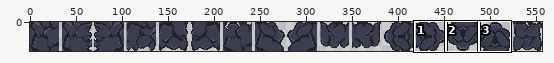
Sprite sheet -- MAGD487_Project_Editor/Assets/Art/Cave_Tiles-Sheet.png. The first picture is a wide view before the edit; the outline marks the close-up.
Close-up. Old version:
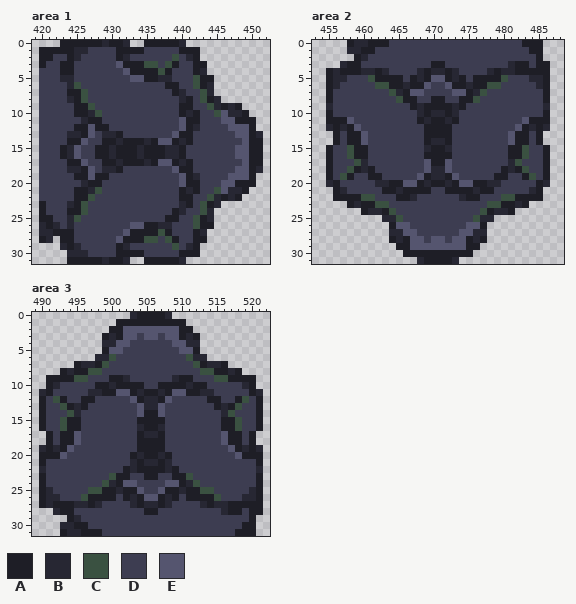
The file is 557x32 pixels. Colours within 5 levels of each other are drawn and written as one. Shown: area 1: x 419..452, y 0..31; area 2: x 453..488, y 0..31; area 3: x 489..522, y 0..31. The commit also changed other parts of the picture, which this record leaves out.
Palette (. is transparent): A #1e1e26  B #272733  C #3a5141  D #3d3d51  E #55556f
Pixels before, area 1, first column x 420:
 0 ...AAAAAABAAB..AAAAAB...........
 1 AAAAABBDDDDAAAADDDDDAAA.........
 2 AADDABDDDDDABDDDDDDCDBA.........
 3 ADDAADDDDDDEAAACCDCADDAA........
 4 DDDAADDDDDDDEAAAACADDDAB........
 5 DDDBBDDDDDDDDEEAABBDDDCAA.......
 6 DDDDBCDDDDDDDDDDDDAADDCAB.......
 7 DDDDAACDDDDDDDDDDDDABDDCB.......
 8 DDDDBACDDDDDDDDDDDDDBADCAB......
 9 DDDDDAACDDDDDDDDDDDDAADDCBABA...
10 DDDDDAABCDDDDDDDDDDDABADDCEBBA..
11 DDDDDDBAADDDDDDDDDDDEAADDDEEAAA.
12 DDDDDAAEAADDDDDDDDDDEABDDDDEEEA.
13 DDDDBBAEDBBADDDDDDDEAADDDDDDEEAB
14 DDDDAAEDDAABAAABAEEABADDDDDDDEAA
15 DDDABEDDAABAAABAAABBADDDDDDDEEAA
16 DDDABEDDAABAAABAAABBADDDDDDDEEAA
17 DDDDAAEDDAABAAABAEEABADDDDDDDEAA
18 DDDDBBAEDBBADDDDDDDEAADDDDDDEEAB
19 DDDDDAAEAADDDDDDDDDDEABDDDDEEEA.
20 DDDDDDBAADDDDDDDDDDDEAADDDEEAAA.
21 DDDDDAABCDDDDDDDDDDDABADDCEBBA..
22 DDDDDAACDDDDDDDDDDDDAADDCBABA...
23 ADDDBACDDDDDDDDDDDDDBADCAB......
24 ADDDAACDDDDDDDDDDDDABDDCB.......
25 AADDBCDDDDDDDDDDDDAADDCAB.......
26 BABDBDDDDDDDDEEAABBDDDCAA.......
27 BBAAADDDDDDDEAAAACADDDAB........
28 AB.AADDDDDDEAAACCDCADDAA........
29 ...BABDDDDDABDDDDDDCDBA.........
30 ....BBBDDDDAAAADDDDDAAA.........
31 ....AAAAABAAB..AAAAAB...........
Pixels before, area 2, first column x 455:
 0 ...ABBAAADDDDDDDDDDDDDDDDDDDAAA.
 1 ...BBAADDDDDDDDDDDDDDDDDDDDDDAA.
 2 ....ABDDDDDDDDDDDDDDDDDDDDDDDDA.
 3 ..BAADDDDDDDDDDAADDDDDDDDDBAADAA
 4 ABAAABBABDDDDBABBABDDDDBABBAAAAA
 5 ABBDDDCAAAADABAEEABADAAAACDDDBBA
 6 ABDDDDDCCAABAAEDDEAABAACCDDDDDBA
 7 ADDDDDDDDCBAEEDDDDEEABCDDDDDDDDA
 8 ADDDDDDDDDCAADDAADDAACDDDDDDDDDA
 9 BDDDDDDDDDDDABAAAABADDDDDDDDDDDB
10 ADDDDDDDDDDDDBABBABDDDDDDDDDDDDA
11 AAAEDDDDDDDDDABAABADDDDDDDDDEAAA
12 BABAEDDDDDDDDDAAAADDDDDDDDDEABAB
13 .ADAAEDDDDDDDDAAAADDDDDDDDEAADA.
14 .ADAAEDDDDDDDDABBADDDDDDDDEAADA.
15 ADDCAADDDDDDDDBAABDDDDDDDDAACDDA
16 ADDCAADDDDDDDDAAAADDDDDDDDAACDDA
17 ADDDCBDDDDDDDDEAAEDDDDDDDDBCDDDA
18 ADDCABADDDDDDDEBBEDDDDDDDABACDDA
19 ADCADDAADDDDDEABBAEDDDDDAADDACDA
20 BADDDDDBBAAEEABAABAEEAABBDDDDDAB
21 .ABDDDDDAABAAAADDAAAABAADDDDDBA.
22 .AAAACCDDDAABDDDDDDBAADDDCCAAAA.
23 ...ABAACCDDDDDDDDDDDDDDCCAABA...
24 .....ABBACDDDDDDDDDDDDCABBA.....
25 ........BBCDDDDDDDDDDCBB........
26 .........AEEDDDDDDDDEEA.........
27 .........BBEEDDDDDDEEBB.........
28 .........ABAEEDEEDEEABA.........
29 ..........AAEEEEEEEEAA..........
30 ...........AAAAAAAAAA...........
31 .............BAAAAB.............
Pixels before, area 3, first column x 490:
 0 .............BAAAAB.............
 1 ...........AAAAAAAAAA...........
 2 ..........AAEEEEEEEEAA..........
 3 .........ABAEEDEEDEEABA.........
 4 .........BBEEDDDDDDEEBB.........
 5 .........AEEDDDDDDDDEEA.........
 6 ........BBCDDDDDDDDDDCBB........
 7 .....ABBACDDDDDDDDDDDDCABBA.....
 8 ...ABAACCDDDDDDDDDDDDDDCCAABA...
 9 .AAAACCDDDAABDDDDDDBAADDDCCAAAA.
10 .ABDDDDDAABAAAADDAAAABAADDDDDBA.
11 BADDDDDBBAAEEABAABAEEAABBDDDDDAB
12 ADCADDAADDDDDEABBAEDDDDDAADDACDA
13 ADDCABADDDDDDDEBBEDDDDDDDABACDDA
14 ADDDCBDDDDDDDDEAAEDDDDDDDDBCDDDA
15 ADDCAADDDDDDDDAAAADDDDDDDDAACDDA
16 ADDCAADDDDDDDDBAABDDDDDDDDAACDDA
17 .ADAAEDDDDDDDDABBADDDDDDDDEAADA.
18 .ADAAEDDDDDDDDAAAADDDDDDDDEAADA.
19 BABAEDDDDDDDDDAAAADDDDDDDDDEABAB
20 AAAEDDDDDDDDDABAABADDDDDDDDDEAAA
21 ADDDDDDDDDDDDBABBABDDDDDDDDDDDDA
22 BDDDDDDDDDDDABAAAABADDDDDDDDDDDB
23 ADDDDDDDDDCAADDAADDAACDDDDDDDDDA
24 ADDDDDDDDCBAEEDDDDEEABCDDDDDDDDA
25 ABDDDDDCCAABAAEDDEAABAACCDDDDDBA
26 ABBDDDCAAAADABAEEABADAAAACDDDBBA
27 ABAAABBABDDDDBABBABDDDDBABBAAAAA
28 ..BAADDDDDDDDDDAADDDDDDDDDBAADAA
29 ....ABDDDDDDDDDDDDDDDDDDDDDDDDA.
30 ...BBAADDDDDDDDDDDDDDDDDDDDDDAA.
31 ...ABBAAADDDDDDDDDDDDDDDDDDDAAA.
And afterwards:
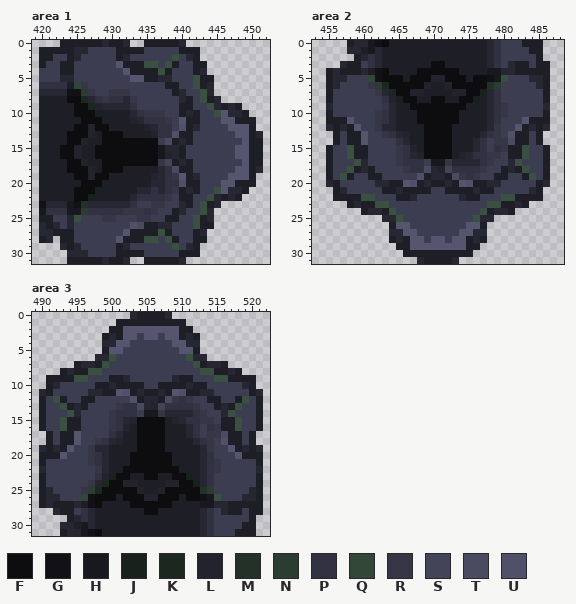
Colours new in this view: F #0d0d10  G #111116  H #18181f  J #18211b  K #1c271f  L #23232d  M #243128  N #2b3c30  P #313141  Q #334739  R #363647  S #444459  T #4a4a61  U #505068
The exact change:
Changed rows in their new state; - is an unchanged pixel.
Area 1:
first column x 420:
 6 PPPPAQR--------------
 7 BBBBGGNR--RRR--------
 8 AAAAFFKBPRPPBR-------
 9 AAAAAFFKLBBBBP-------
10 AAAAAFFFJAAAABPRRR---
11 AAAAAAFFFAAAALBPPPR--
12 AAAAAFFLFFAAAAALBPP-U
13 AAAAFFFLAFFFAAAALPPU-
14 AAAAFFLAAFFFFFFFFDT--
15 AAAFFLAAFFFFFFFFFH---
16 AAAFFLAAFFFFFFFFFHL--
17 AAAAFFLAAFFFFFFFFRS--
18 AAAAFFFLAFFFAAAAABPT-
19 AAAAAFFLFFAAAAAALBPR-
20 AAAAAAFFFAAAAAAABBPPU
21 AAAAAFFFJAAAAABBPBPR-
22 AAAAAFFJAAAAABPPPPR--
23 GBBBHGMBBBBBBP--RR---
24 HPPPHHNPPPPPRRRPR----
25 ---------RR---RR-----
26 -------------UT------
Area 2:
first column x 461:
 0 HGFAAAAAAAAAAAAAABP--
 1 HBAAAAAAAAAAAAAAABP--
 2 PBAAAAAAAAAAAAAAABP--
 3 PBAAAAAAAFFAAAAAABP--
 4 AGFAAAAFFFFFFAAAAHH--
 5 QGFFFAFFFLLFFFAFFGH--
 6 RNKFFFFFLAALFFFFFMN--
 7 -RBKFFLLAAAALLFFJBP--
 8 --PLJFFAAFFAAFFJABP--
 9 --RBAAFFFFFFFFAAABPR-
10 -RPBAAAFFFFFFAAAABPR-
11 -RPBAAAFFFFFFAAAABP--
12 -RBBAAAAFFFFAAAAABR--
13 --RPBLAAFFFFAAAABPR-U
14 ----PBAAFFFFAAABP-RRT
15 ----RPLAFFFFAAABP-PR-
16 ----RPBLFFFFALBPPRR--
17 ----RPPPDHHRBBBBPR---
18 -----RPPT-LSPPPPR----
19 -------U----TRPR-----
20 ------U-------U------
Area 3:
first column x 496:
11 ------U-------U------
12 -------U----TRPR-----
13 -----RPPT-LSPPPPR----
14 ----RPPPDHHRBBBBPR---
15 ----RPBLFFFFALBPPRR--
16 ----RPLAFFFFAAABP-PR-
17 ----PBAAFFFFAAABP-RRT
18 --RPBLAAFFFFAAAABPR-U
19 -RBBAAAAFFFFAAAAABR--
20 -RPBAAAFFFFFFAAAABP--
21 -RPBAAAFFFFFFAAAABPR-
22 --RBAAFFFFFFFFAAABPR-
23 --PLJFFAAFFAAFFJABP--
24 -RBKFFLLAAAALLFFJBP--
25 RNKFFFFFLAALFFFFFMN--
26 QGFFFAFFFLLFFFAFFGH--
27 AGFAAAAFFFFFFAAAAHH--
28 PBAAAAAAAFFAAAAAABP--
29 PBAAAAAAAAAAAAAAABP--
30 HBAAAAAAAAAAAAAAABP--
31 HGFAAAAAAAAAAAAAABP--
Boxes around the changes in both close-ups, in picture pixels (x1, y1, x2, y2):
changed: (39, 82, 186, 229)
changed: (368, 40, 515, 187)
changed: (81, 389, 228, 536)
